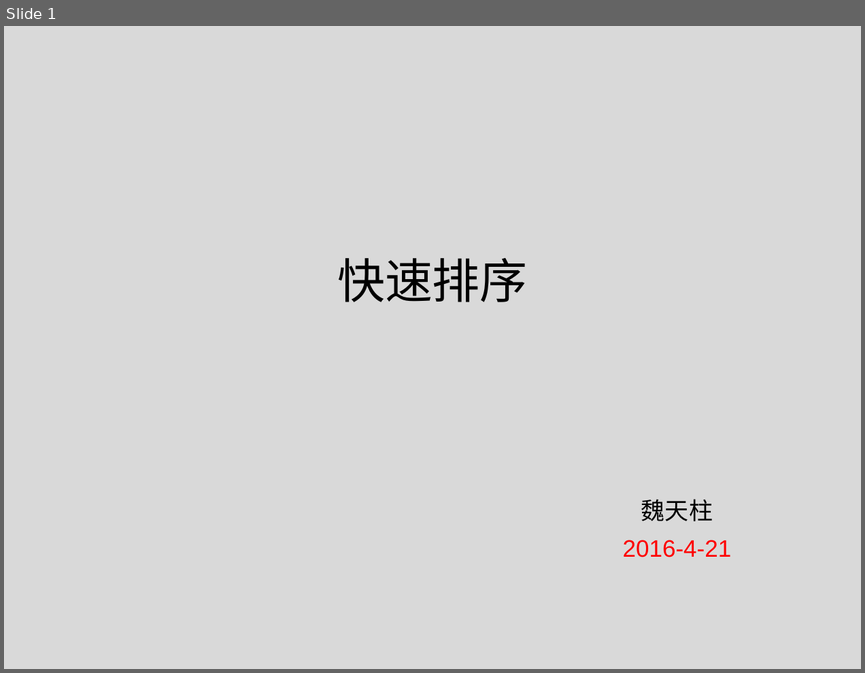
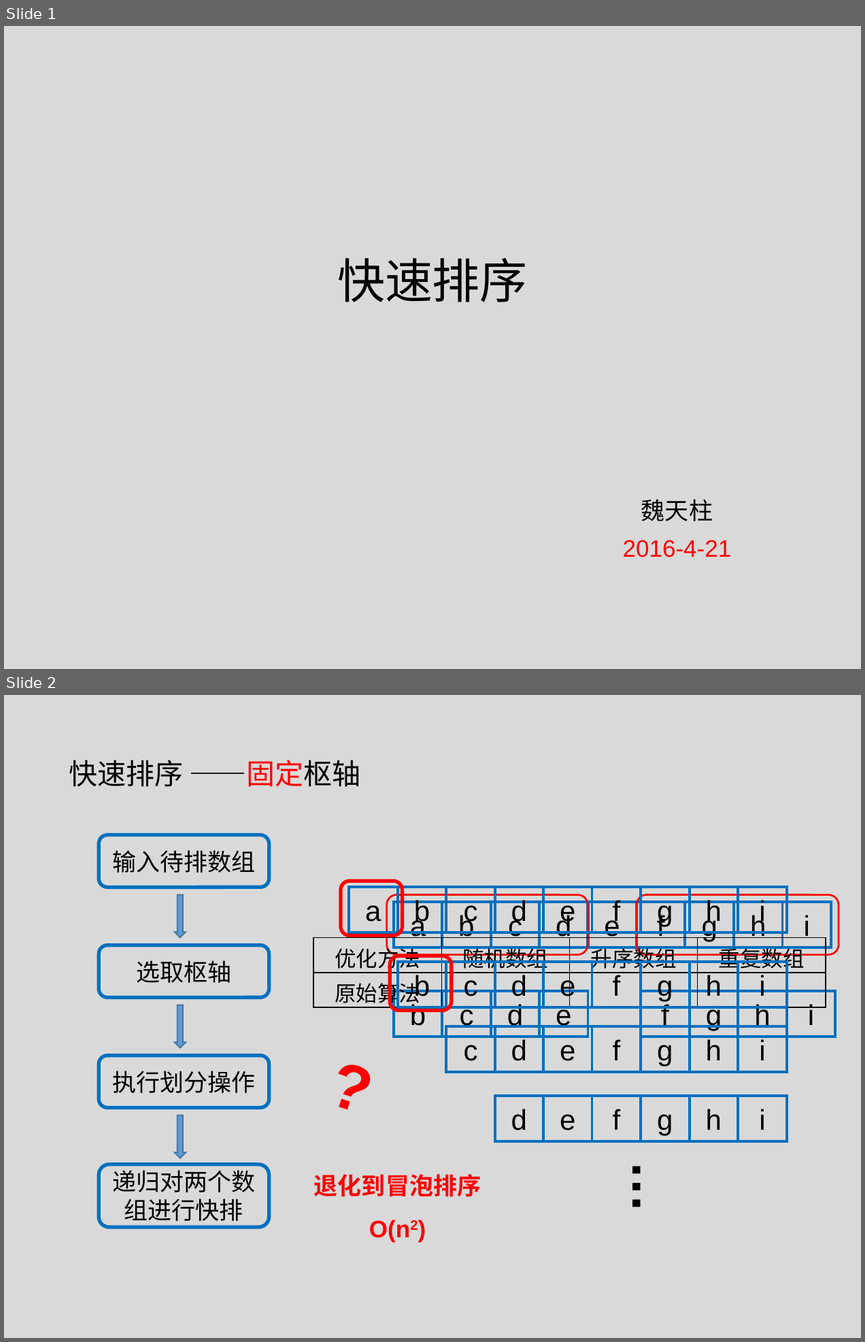
Before and after one commit to tianzhuwei/PPT, a slide deck: 快排+优化.pptx. Shown one above the other, each under a label of ours: slide 1 before the commit, slides 1 and 2 after it. The pictures are 865x673 and 865x1342 pixels, drawn with LibreOffice and Linux fonts; fonts in the diff are those of the drawing. Boxes give left, top, right and bottom in pixels: in the first picture for what was removed or moved away, otherwise in the second. Text is boxed around its words. In the diff, an @@ line names an element or a change of style, - is before the commit and + after.

```diff
--- a/快排+优化.pptx
+++ b/快排+优化.pptx
@@ slide 2 added at (4, 695, 861, 1338), background #D9D9D9 @@
@@ text added at (69, 760, 361, 787), 24 pt, text #000000 @@
+快速排序 ——固定枢轴
@@ rounded rectangle added at (99, 834, 269, 887), outline #0070C0 3 pt, 20 pt, text #000000 @@
+输入待排数组
@@ down arrow added at (175, 895, 186, 938), fill #5B9BD5, outline #43739E 1 pt @@
@@ rounded rectangle added at (341, 881, 402, 936), outline #FF0000 3 pt @@
@@ rounded rectangle added at (387, 895, 588, 955), outline #FF0000 1.5 pt @@
@@ rounded rectangle added at (636, 895, 838, 955), outline #FF0000 1.5 pt @@
@@ group added at (349, 886, 786, 932): 9 rectangles @@
+b
+c
+d
+e
+a
+i
+f
+g
+h
@@ rectangle added at (394, 902, 443, 947), outline #0070C0 2.25 pt, 24 pt, text #000000 @@
+a
@@ group added at (442, 902, 636, 947): 4 rectangles @@
+b
+c
+d
+e
@@ rectangle added at (636, 902, 685, 947), outline #0070C0 2.25 pt, 24 pt, text #000000 @@
+f
@@ rectangle added at (685, 902, 734, 947), outline #0070C0 2.25 pt, 24 pt, text #000000 @@
+g
@@ rectangle added at (734, 902, 783, 947), outline #0070C0 2.25 pt, 24 pt, text #000000 @@
+h
@@ rectangle added at (782, 902, 831, 947), outline #0070C0 2.25 pt, 24 pt, text #000000 @@
+i
@@ table added at (313, 938, 824, 1010), 2 rows, 4 columns @@
+优化方法 | 随机数组 | 升序数组 | 重复数组
+原始算法 |  |  | 
@@ rounded rectangle added at (99, 945, 269, 998), outline #0070C0 3 pt, 20 pt, text #000000 @@
+选取枢轴
@@ rounded rectangle added at (390, 955, 451, 1011), outline #FF0000 3 pt @@
@@ text added at (241, 976, 475, 1158), 54 pt, text #FF0000, bold @@
+?
@@ group added at (397, 962, 786, 1007): 8 rectangles @@
+b
+c
+d
+e
+i
+f
+g
+h
@@ group added at (394, 991, 588, 1036): 4 rectangles @@
+b
+c
+d
+e
@@ group added at (640, 991, 835, 1036): 4 rectangles @@
+i
+f
+g
+h
@@ down arrow added at (175, 1004, 186, 1047), fill #5B9BD5, outline #43739E 1 pt @@
@@ group added at (446, 1027, 786, 1072): 7 rectangles @@
+c
+d
+e
+i
+f
+g
+h
@@ rounded rectangle added at (99, 1055, 269, 1107), outline #0070C0 3 pt, 20 pt, text #000000 @@
+执行划分操作
@@ group added at (495, 1095, 786, 1140): 6 rectangles @@
+d
+e
+i
+f
+g
+h
@@ down arrow added at (175, 1115, 186, 1157), fill #5B9BD5, outline #43739E 1 pt @@
@@ rounded rectangle added at (99, 1164, 269, 1226), outline #0070C0 3 pt, 20 pt, text #000000 @@
+递归对两个数组进行快排
@@ text added at (608, 1152, 689, 1239), 44 pt, text #000000, bold @@
+…
@@ text added at (314, 1174, 481, 1241), 20 pt, text #FF0000, bold @@
+退化到冒泡排序
+O(n2)
```
Also in this commit, not shown: 5 other slides added, 1 slide removed.
